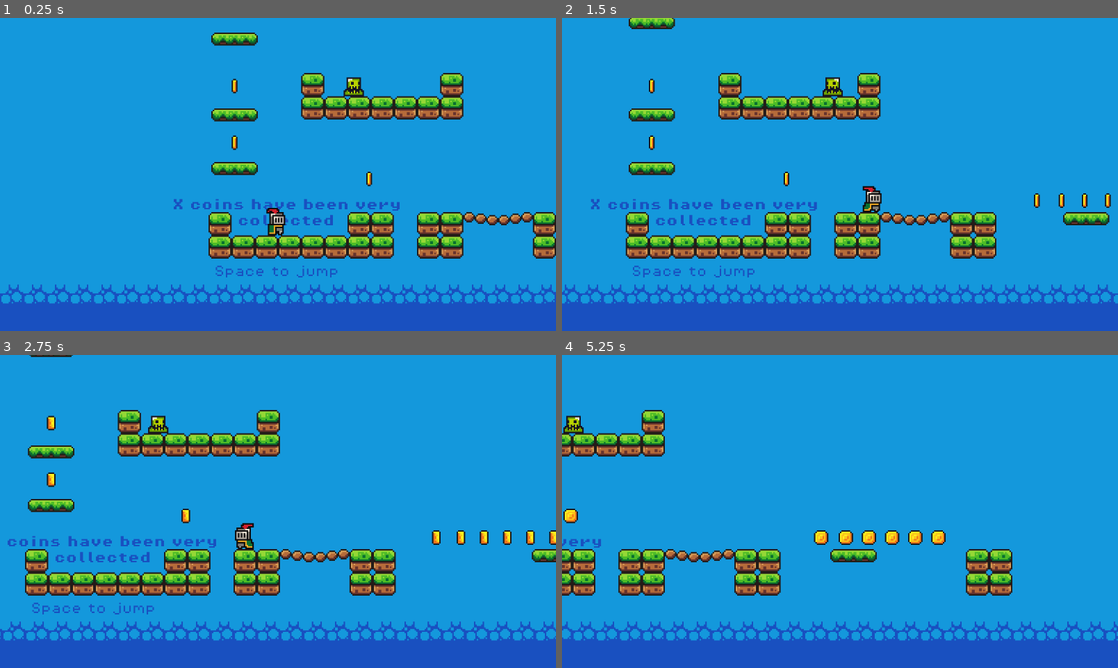
Above: before the commit, frames 1-4 (two rows, left to right).
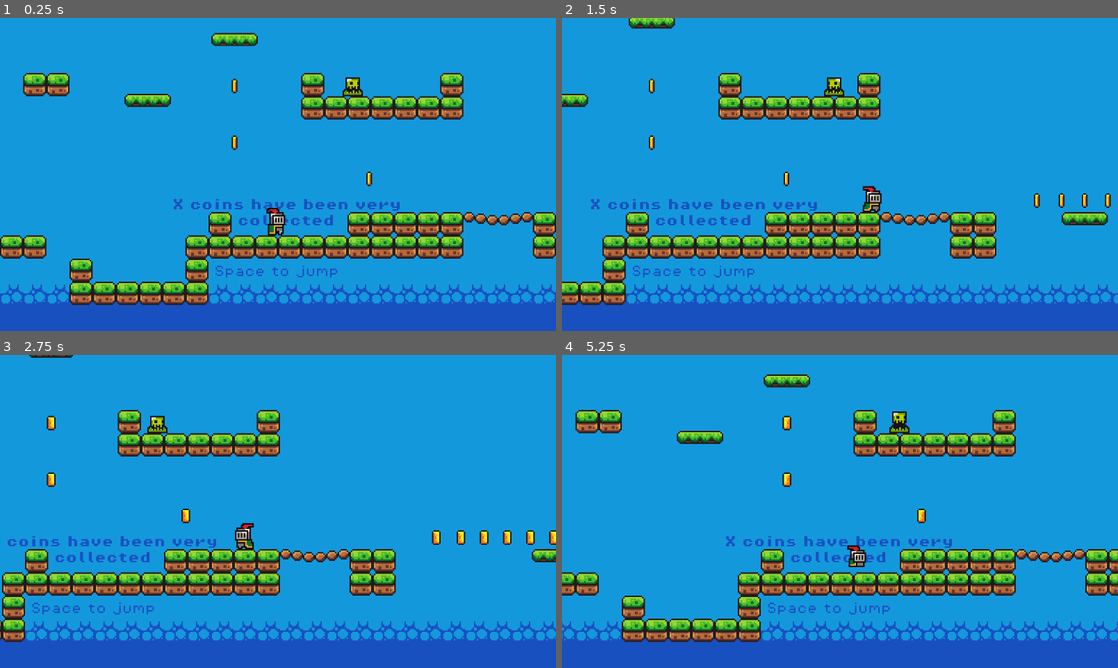
Above: after the commit, the same moments.

Repository: captaindecoy/2dpf2
Game: Godot game, scene res://scenes/loading_scene.tscn
The game is run twice, just before and just after one commit, with the same random seed, the same clock (stepped at 60 frames per second) and the same inputs.
Inputs:
- Up to frame 1 (0.25 s): no input
- Up to frame 2 (1.5 s): hold Right (move_right) from 0.53 s (still down); tap Z (jump) at 0.77 s
- Up to frame 3 (2.75 s): tap Z (jump) at 1.52 s; release Right (move_right) at 2.03 s; hold Left (move_left) from 2.03 s (still down)
- Up to frame 4 (5.25 s): release Left (move_left) at 2.78 s; hold Right (move_right) 2.78-4.28 s; tap Z (jump) at 3.02, 3.77, 4.52 s; hold Left (move_left) 4.28-5.03 s; hold Right (move_right) from 5.03 s (still down)

The runs differ from the first frame. In frame 1, 5.9% of the frame differs, in the area x 0-75%, y 4-92%; in frame 2, 3.3%; in frame 3, 2.3%; in frame 4, 21%, in the area x 0-100%, y 6-92%.

Commit message:
Fixed level restart and initial level load

Diff:
--- a/scenes/game_manager.tscn
+++ b/scenes/game_manager.tscn
@@ -1,12 +1,12 @@
 [gd_scene load_steps=4 format=3 uid="uid://ksp7yuvv0x27"]
 
 [ext_resource type="Script" path="res://scripts/game_manager.gd" id="1_yyupk"]
-[ext_resource type="PackedScene" uid="uid://bi76vetingmhd" path="res://scenes/level1.tscn" id="2_7gici"]
 [ext_resource type="FontFile" uid="uid://bko2q5ibufg6c" path="res://assets/fonts/PixelOperator8-Bold.ttf" id="2_gfxa3"]
+[ext_resource type="PackedScene" uid="uid://blwhkwaj62kqm" path="res://scenes/level2.tscn" id="2_payvy"]
 
 [node name="GameManager" type="Node"]
 script = ExtResource("1_yyupk")
-my_array = Array[PackedScene]([ExtResource("2_7gici")])
+my_array = Array[PackedScene]([ExtResource("2_payvy")])
 
 [node name="ScoreLabel" type="Label" parent="."]
 z_index = 4
--- a/scripts/game_manager.gd
+++ b/scripts/game_manager.gd
@@ -6,9 +6,14 @@
 @export var my_array:Array[PackedScene]
 
 func _ready():
+	get_tree().change_scene_to_packed(my_array[0])
+	#pass
 	#print(my_array[0].resource_path)
-	current_scene = my_array[0].instantiate()
-	add_child(current_scene)
+
+	#current_scene = my_array[0].instantiate()
+	#add_child(current_scene)
+	#var loading = get_node("/LoadingScene")
+	#remove_child(get_tree().current_scene)
 
 func add_point():
 	score += 1
--- a/scripts/killzone.gd
+++ b/scripts/killzone.gd
@@ -14,3 +14,4 @@
 func _on_timer_timeout():
 	Engine.time_scale = 1.0
 	get_tree().reload_current_scene()
+	#GameManager.remove_child()
--- a/scripts/player.gd
+++ b/scripts/player.gd
@@ -10,6 +10,7 @@
 @onready var jump_sound = $JumpSound
 
 func _physics_process(delta):
+	print(get_tree().current_scene)
 	# Add the gravity.
 	if not is_on_floor():
 		velocity.y += gravity * delta
